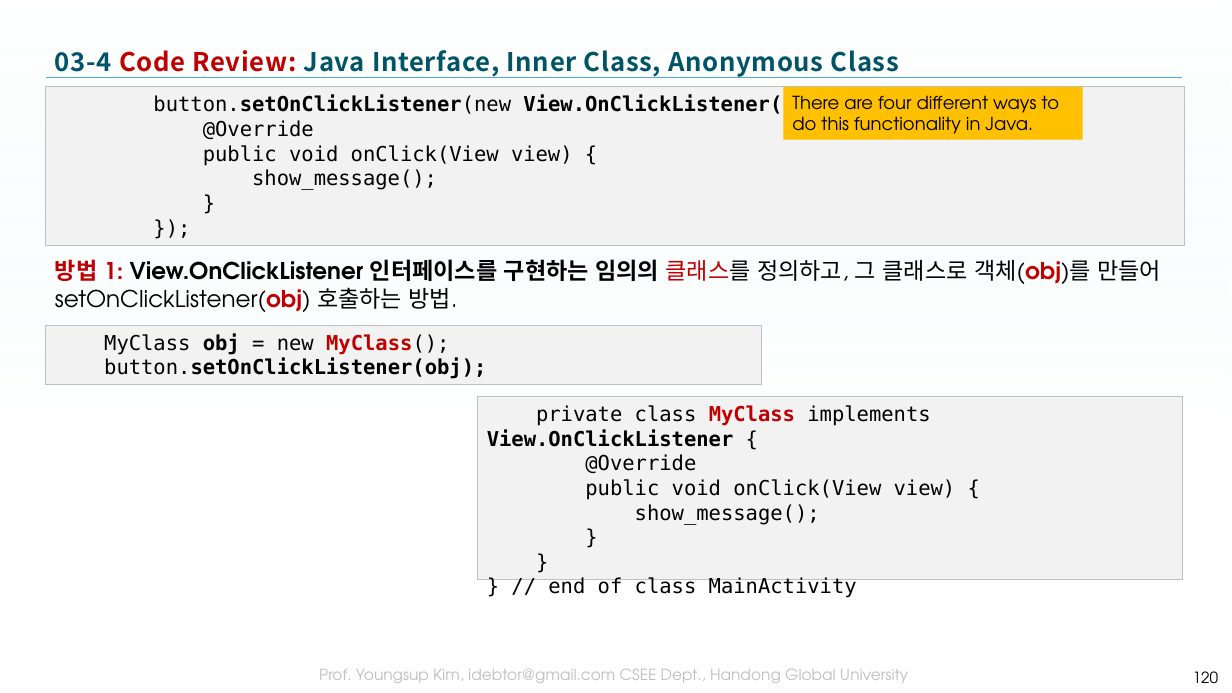
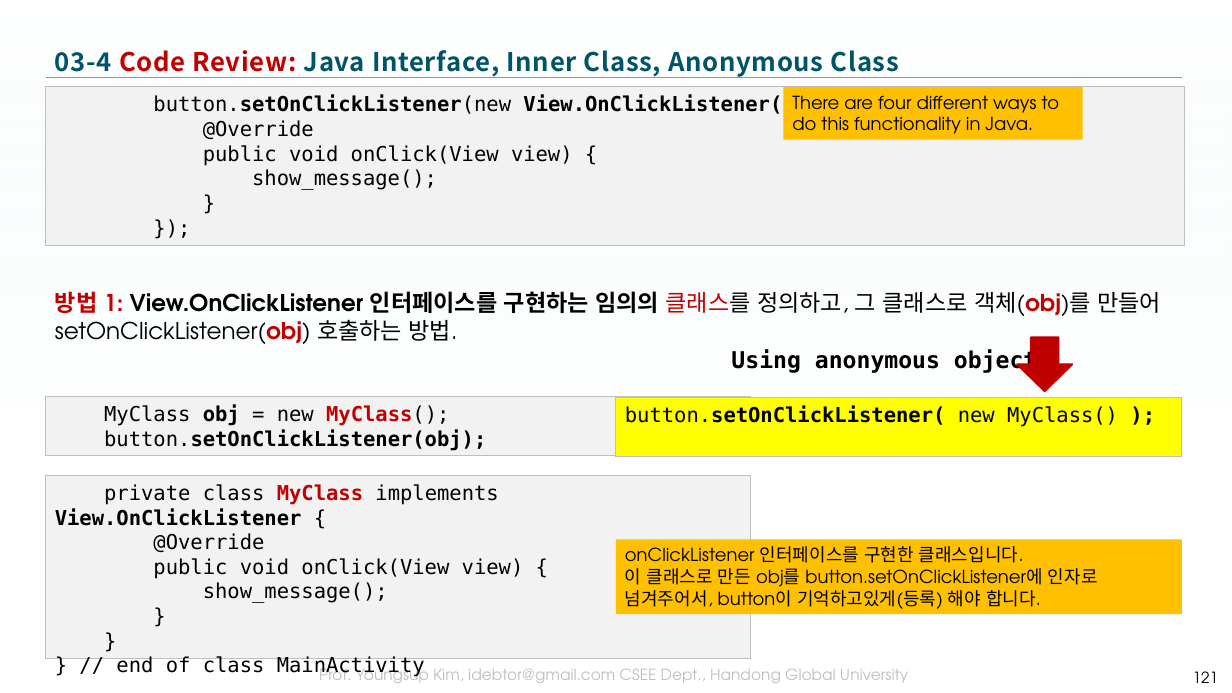
Before and after one commit to tae7841/HuStarAS, a slide deck: slide 121 of ppts/03Widget.pptx (slide 120 before the commit). Drawn at 1232x693 pixels with LibreOffice and Linux fonts; fonts in the diff are those of the drawing; background and template pictures are left out. Boxes give left, top, right and bottom in pixels: in the first picture for what was removed or moved away, otherwise in the second. Text is boxed around its words. In the diff, an @@ line names an element or a change of style, - is before the commit and + after.

```diff
--- a/ppts/03Widget.pptx
+++ b/ppts/03Widget.pptx
@@ text "방법 1: View.OnClickListener 인터페이스를 구현하는 ...": place and size @@
-text "방법 1: View.OnClickListener 인터페이스를 구현하는 ..." at box(55, 259, 1161, 312)
+text "방법 1: View.OnClickListener 인터페이스를 구현하는 ..." at box(55, 291, 1161, 344)
@@ text added at box(731, 349, 1037, 374), 18 pt, text #000000, bold @@
+Using anonymous object
@@ up arrow added at box(1018, 337, 1073, 391), fill #C00000, outline #C00000 1.5 pt @@
@@ rectangle "MyClass obj = new MyClass();": place and size @@
-rectangle "MyClass obj = new MyClass();" at box(46, 325, 762, 384)
+rectangle "MyClass obj = new MyClass();" at box(46, 396, 751, 456)
@@ rectangle added at box(616, 397, 1183, 457), fill #FFFF00, outline #BFBFBF 0.75 pt, 16 pt, text #000000, bold @@
+button.setOnClickListener( new MyClass() );
@@ rectangle "private class MyClass implements View.OnClickListener ...": place and size @@
-rectangle "private class MyClass implements View.OnClickListener ..." at box(478, 396, 1183, 580)
+rectangle "private class MyClass implements View.OnClickListener ..." at box(46, 475, 751, 659)
@@ rectangle added at box(616, 540, 1183, 615), fill #FFC000, 14 pt, text #000000 @@
+onClickListener 인터페이스를 구현한 클래스입니다.
+이 클래스로 만든 obj를 button.setOnClickListener에 인자로 넘겨주어서, button이 기억하고있게(등록) 해야 합니다.
@@ page number at box(1193, 671, 1219, 683): text changed @@
-120
+121
```
Also in this commit, not shown: 7 other slides changed, 1 slide added, 2 slides removed.
